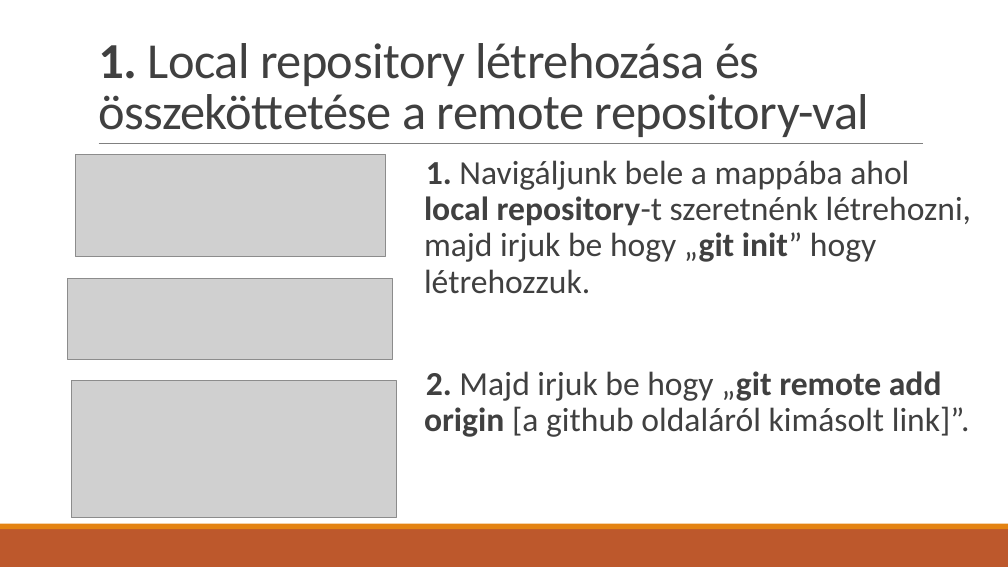
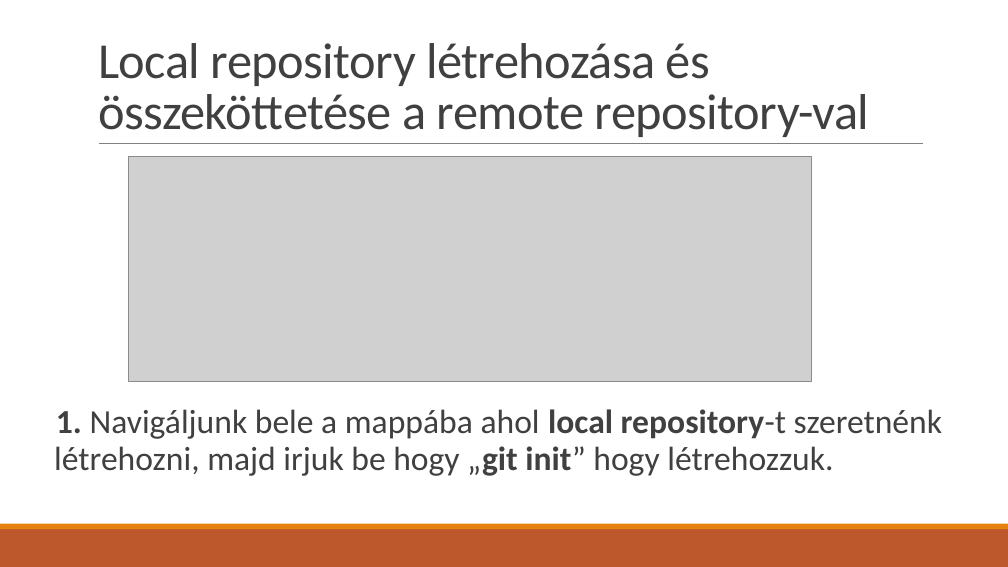
Before and after one commit to BognarBalint/Ikt_Projektmunka_2024-2025_Bogn-r_Roli_Kimi, a slide deck: slide 5 of Git_használat.pptx (slide 4 before the commit). Drawn at 1008x567 pixels with LibreOffice and Linux fonts; fonts in the diff are those of the drawing; grey boxes stand for pictures. Boxes give left, top, right and bottom in pixels: in the first picture for what was removed or moved away, otherwise in the second. Text is boxed around its words. In the diff, an @@ line names an element or a change of style, - is before the commit and + after.

```diff
--- a/Git_használat.pptx
+++ b/Git_használat.pptx
@@ title at bbox=[98, 43, 869, 137]: text changed @@
-1. Local repository létrehozása és összeköttetése a remote repository-val
+Local repository létrehozása és összeköttetése a remote repository-val
@@ picture: place and size @@
-picture at bbox=[75, 154, 385, 256]
+picture at bbox=[129, 157, 811, 382]
@@ picture removed at bbox=[67, 278, 392, 359] @@
@@ picture removed at bbox=[71, 380, 396, 517] @@
@@ text at bbox=[424, 371, 970, 437]: paragraph removed @@
-  2. Majd irjuk be hogy „git remote add origin [a github oldaláról kimásolt link]”.
@@ text "1. Navigáljunk bele a mappába ...": place and size @@
-text "1. Navigáljunk bele a mappába ..." at bbox=[424, 160, 971, 437]
+text "1. Navigáljunk bele a mappába ..." at bbox=[54, 409, 942, 476]
```
Also in this commit, not shown: 8 other slides changed, 2 slides added.
